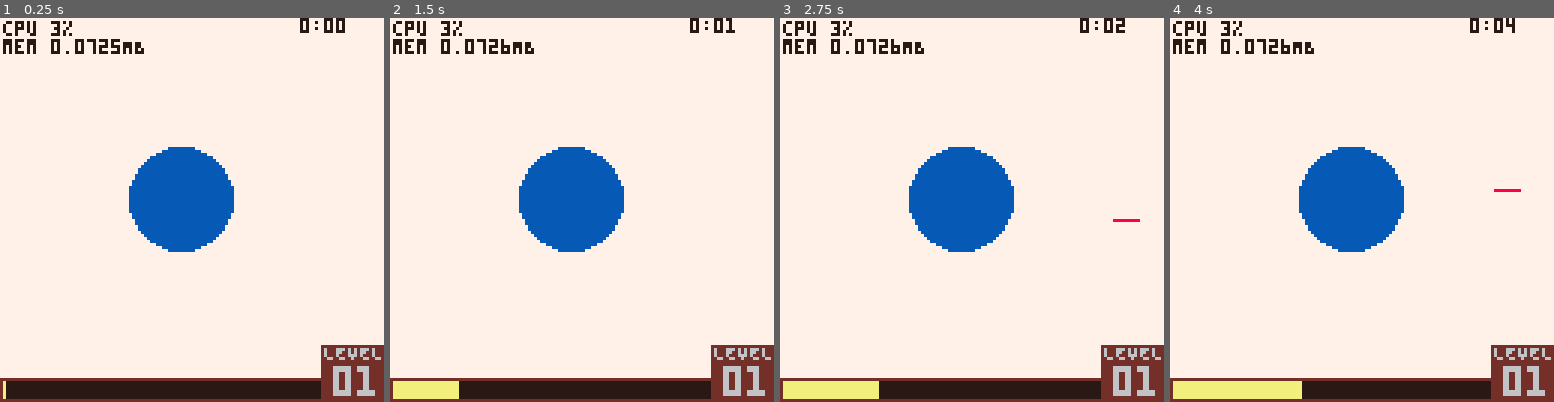
Above: before the commit, frames 1-4 (left to right).
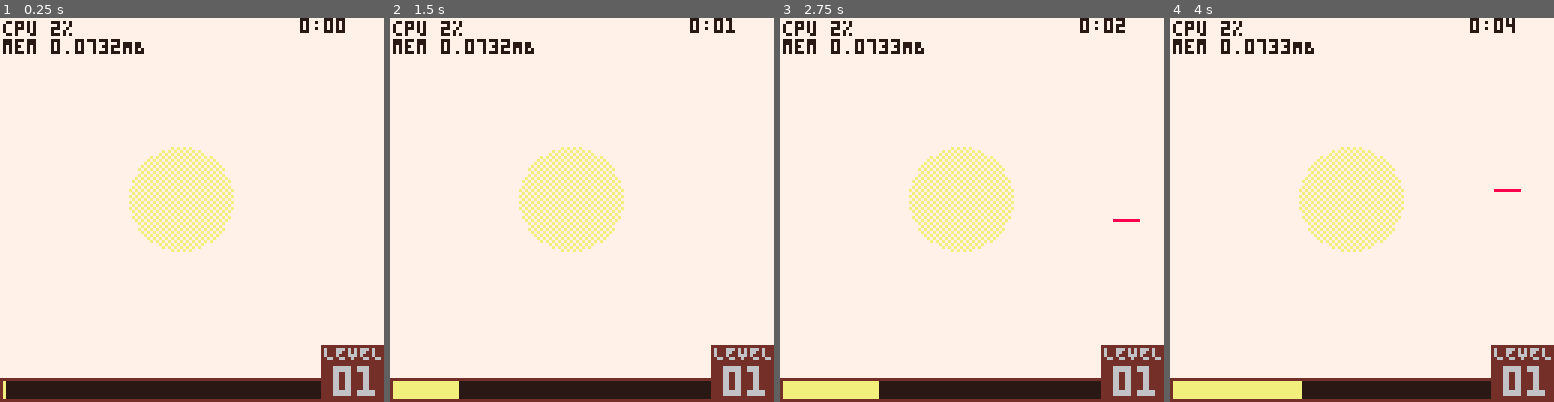
Above: after the commit, the same moments.

Repository: wsasaki01/bath-hack-2026
Game: PICO-8 cartridge fake.p8
Same seed, same stepped clock (60 frames per second), same inputs: the game is played once before the commit and once after it.
Inputs:
- Up to frame 1 (0.25 s): no input
- Up to frame 2 (1.5 s): tap X (X key) at 0.33, 1.07 s; tap O (Z key) at 0.7 s
- Up to frame 3 (2.75 s): hold Right 1.6-2.1 s; tap O (Z key) at 1.7, 2.1, 2.5 s; tap X (X key) at 1.85 s; hold Up 2.15-2.42 s; hold Right from 2.47 s (still down)
- Up to frame 4 (4 s): tap O (Z key) at 2.9, 3.3, 3.7 s; tap X (X key) at 2.97 s; release Right at 3.03 s; hold Left 3.08-3.58 s; hold Down 3.63-3.97 s

The runs differ from the first frame. In frame 1, 5.9% of the frame differs, in the area x 13-61%, y 2-61%; in frame 2, 5.9%; in frame 3, 5.9%; in frame 4, 5.9%.

Commit message:
Take damage function and hit frame

Diff:
--- a/draw.lua
+++ b/draw.lua
@@ -72,11 +72,14 @@
 		local nice_secs = time % 60
 		print("\#0"..mins..":"..(nice_secs<10 and "0" or "")..secs, 100,0,7)
 
+		-- DEBUG: screen damage matrix
+		--[[
 		for i=1,16 do
 			for j=1,16 do
 				if (screen_damage_mtrx[i][j] != 0) print(screen_damage_mtrx[i][j],i*8-5,j*8-6,4,2)
 			end
 		end
+		]]
 	end
 
 	-- Menu transition
--- a/enemies.lua
+++ b/enemies.lua
@@ -5,13 +5,14 @@
     enemy = class:new({
         x = -1,
         y = -1,
-        spd = 20,        -- speed
+        spd = 20,       -- speed
         collide_r = 2,  -- circle radius
         clr = 12,       -- colour
         name = "enemy",
         projs = {},
         reward = 10,
         health = 10,
+        took_dmg = false,
 
         update_projs = function(self)
             for p in all(self.projs) do
@@ -40,34 +41,46 @@
         end,
 
         -- move towards player x, y
-        update = function (_ENV)
+        update = function(self)
             -- comparing enemy position to current player position
             local px = global.plyr.x
             local py = global.plyr.y
 
             -- find direction to player
-            local d = atan2(px - x , py - y)
+            local d = atan2(px - self.x , py - self.y)
 
             -- move by 1 unit
-            x += cos(d) * spd
-            y += sin(d) * spd
+            self.x += cos(d) * self.spd
+            self.y += sin(d) * self.spd
 
             -- if enemy at player position, health decreases
             -- replace w goated collisions later
-            if x == px or y == py then global.plyr.h -= 10 end
+            if self.x == px or self.y == py then global.plyr.h -= 10 end
 
             -- Transform enemy coords to screen space
             -- Then div by 8 to place into one of 256 "bins" in screen_damage_matrix
-            local xidx,yidx=flr((x-px+64)/8),flr((y-py+64)/8)
+            local xidx,yidx=flr((self.x-px+64)/8),flr((self.y-py+64)/8)
             -- If the enemy is on screen...
             if (1<=xidx and xidx<=16) and (1<=yidx and yidx<=16) then
                 -- Decrement their health by whatever is in that bin
-                health -= screen_damage_mtrx[xidx][yidx]
+                self:take_damage(screen_damage_mtrx[xidx][yidx])
+            end
+        end,
+
+        take_damage = function(self, dmg)
+            if dmg!=0 then
+                self.health -= dmg
+                self.took_dmg = true
+                self:check_death()
             end
         end,
 
         -- TODO: different draw for different enemies
         draw = function(_ENV)
+            if took_dmg then
+                rectfill(x-6,y-6,x+6,y+6,9)
+                took_dmg = false
+            end
             spr(2, x-4, y-4)
             line(x-4,y+6,x+4,y+6,8) line(x-4,y+6,x-4+health/10*8,y+6,9) -- Health bar
         end
--- a/projectiles.lua
+++ b/projectiles.lua
@@ -23,8 +23,8 @@
 
 				-- Destroy self if colliding with enemy
 				if collide_2(self, parent_enemy) then
-					parent_enemy.health -= self.damage	-- Decrease enemy's health on hit
-					del(parent_enemy.projs, self)		-- Destroy self
+					parent_enemy:take_damage(self.damage)	-- Decrease enemy's health on hit
+					del(parent_enemy.projs, self)			-- Destroy self
 				end
 			end,
 
@@ -94,6 +94,9 @@
 				end
 			end,
 
+			-- Use this to calculate the bins which need to be filled in the screen matrix
+			-- ONLY needs to be run when setting a new radius
+			-- Otherwise, during update(), it just uses the saved bins
 			set_radius = function(_ENV, new_r)
 				rad = new_r
 
@@ -108,7 +111,9 @@
 			end,
 
 			draw = function(_ENV)
-				circfill(x,y,rad,3)
+				fillp(▒)
+				circfill(x,y,rad,12)
+				fillp()
 			end,
 		})
 	end
--- a/update.lua
+++ b/update.lua
@@ -89,7 +89,6 @@
 
 			-- Move all projectiles towards enemies
 			for e in all(enemies) do
-				e:check_death()
 				e:update()			-- Move enemy and destroy if dead
 				e:update_projs()	-- Move all projectiles honed on this enemy
 			end
